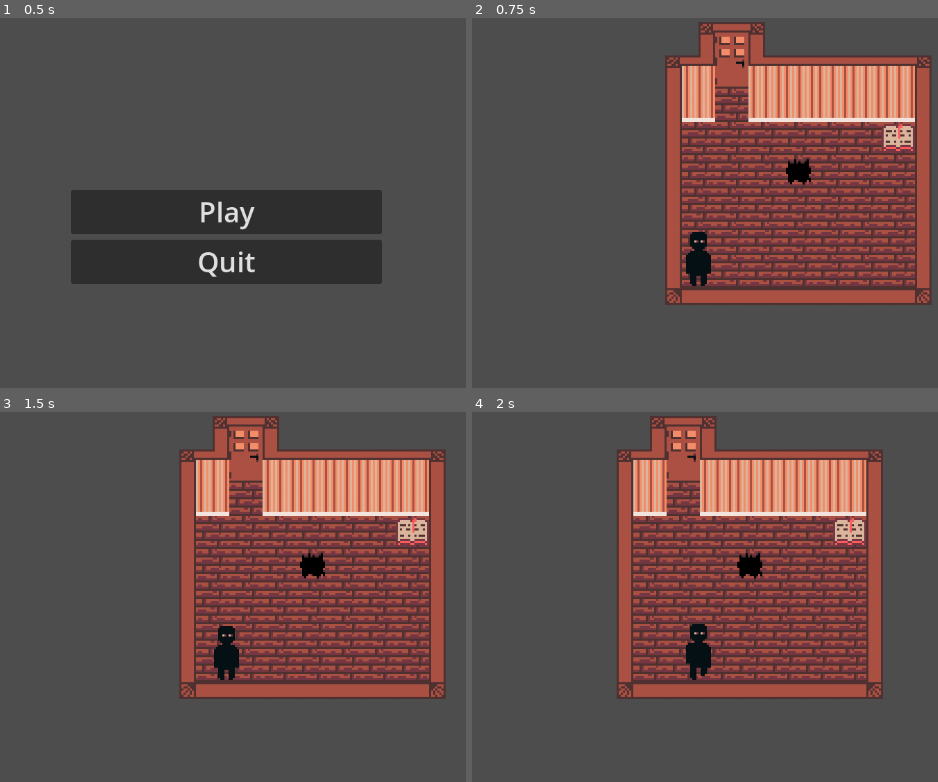
Above: before the commit, frames 1-4 (two rows, left to right).
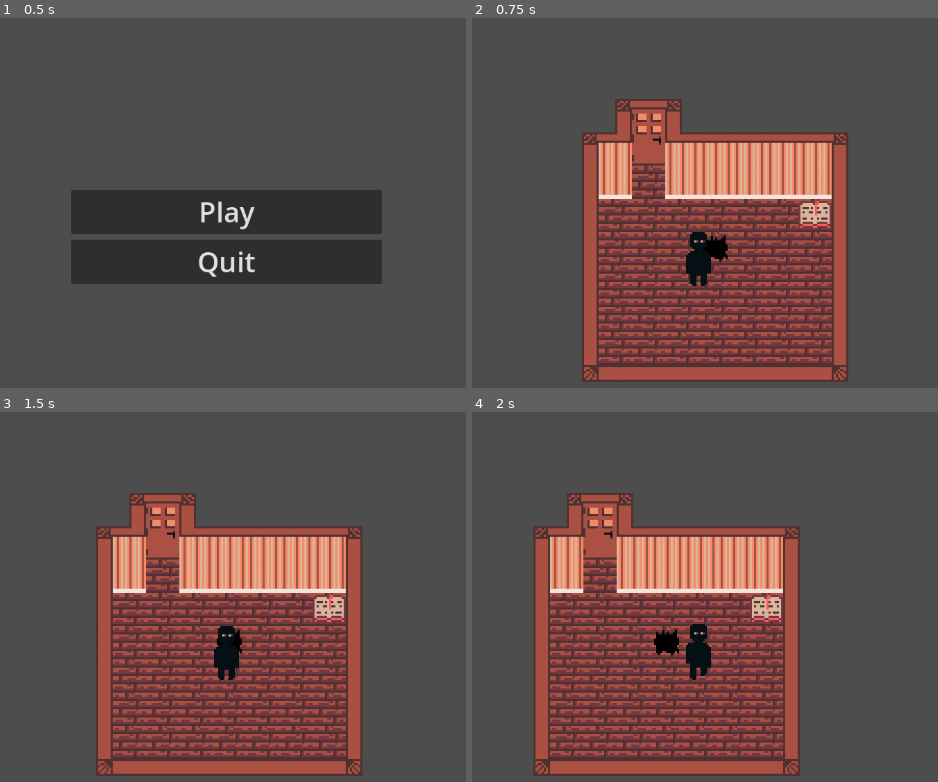
Above: after the commit, the same moments.

Repository: Mathinfernal/MyHungrySister
Game: Godot game, scene res://scenes/menu.tscn
Same seed, same stepped clock (60 frames per second), same inputs: the game is played once before the commit and once after it.
Inputs:
- Up to frame 1 (0.5 s): no input
- Up to frame 2 (0.75 s): click "Play" at 0.5 s
- Up to frame 3 (1.5 s): tap Enter at 1.25 s; hold Right (ui_right) from 1.28 s (still down)
- Up to frame 4 (2 s): keep holding Right (ui_right)

Frame 1 is identical in both runs. In frame 2, 56% of the frame differs, in the area x 23-99%, y 1-99%; in frame 3, 56%; in frame 4, 56%.

Commit message:
Corrected player position

Diff:
--- a/scenes/house.tscn
+++ b/scenes/house.tscn
@@ -128,4 +128,4 @@
 tile_set = SubResource("TileSet_3bgk5")
 
 [node name="player" parent="." instance=ExtResource("1_d7po0")]
-position = Vector2(8, 0)
+position = Vector2(48, -38)
--- /dev/null
+++ b/scripts/door.gd
@@ -0,0 +1,8 @@
+extends StaticBody2D
+
+@export var coordinates : Vector2 = Vector2(0.0, -1.0)
+@export var room_to_load : String = "res://scenes/house.tscn"
+
+func _on_trigger_body_entered(body: Node2D) -> void:
+	if body.is_in_group("Player"):
+		get_tree().change_scene_to_file(room_to_load)
Not shown, added: scripts/door.gd.uid
